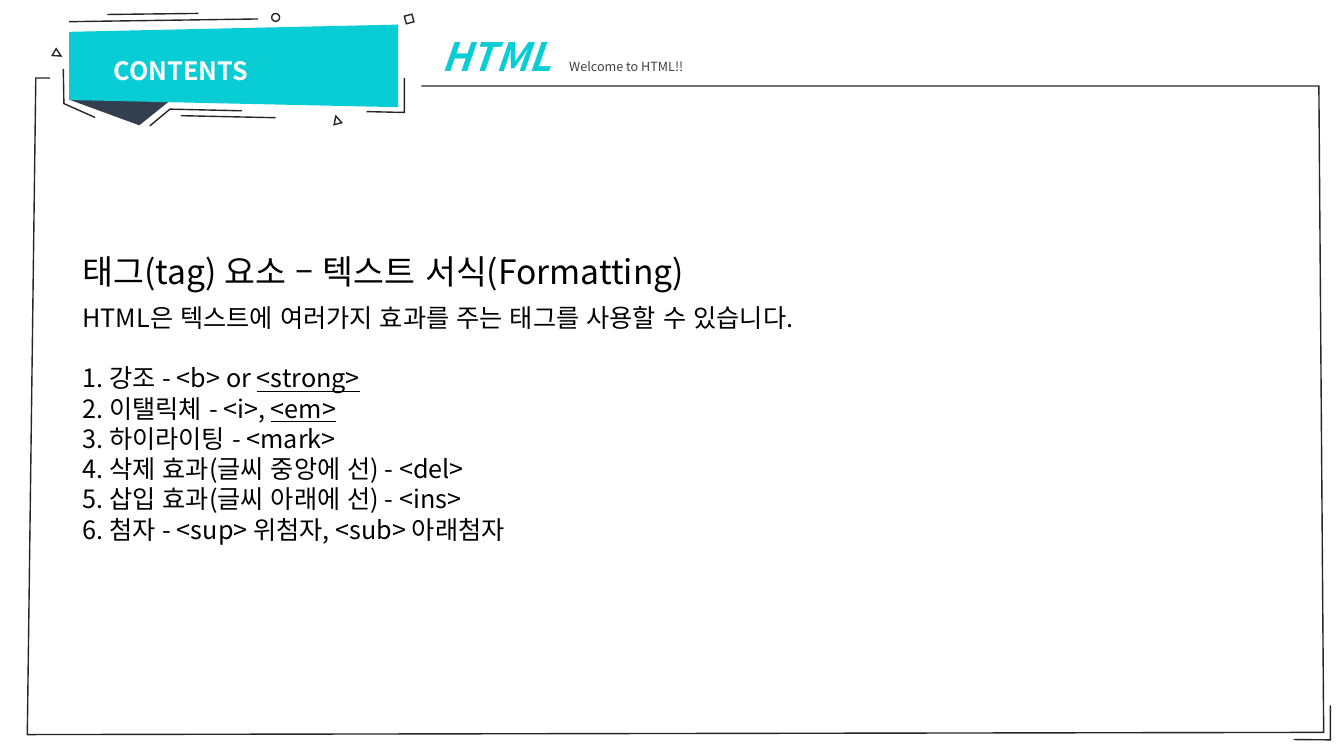
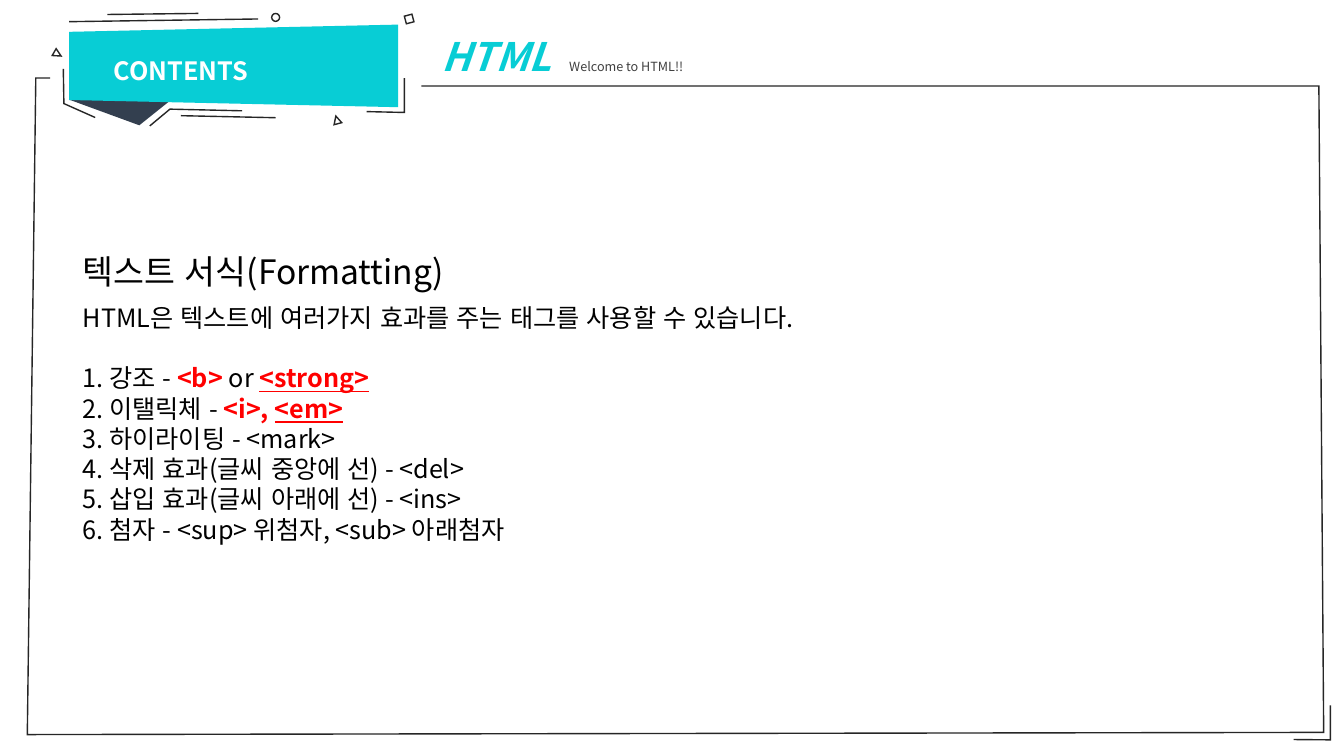
Before and after one commit to sumn-2020/lecture, a slide deck: slide 19 of 강의자료.pptx (slide 22 before the commit). Drawn at 1344x756 pixels with LibreOffice and Linux fonts; fonts in the diff are those of the drawing. Boxes give left, top, right and bottom in pixels: in the first picture for what was removed or moved away, otherwise in the second. Text is boxed around its words. In the diff, an @@ line names an element or a change of style, - is before the commit and + after.

```diff
--- a/강의자료.pptx
+++ b/강의자료.pptx
@@ text at [83, 256, 444, 293]: text changed @@
-태그(tag) 요소 – 텍스트 서식(Formatting)
+텍스트 서식(Formatting)
@@ text at [83, 366, 369, 424]: text colour #000000 to #FF0000, bold on in "<b> <strong>", "<i>, <em>" @@
```
Also in this commit, not shown: 16 other slides changed, 1 slide added, 3 slides removed, 2 other files.
